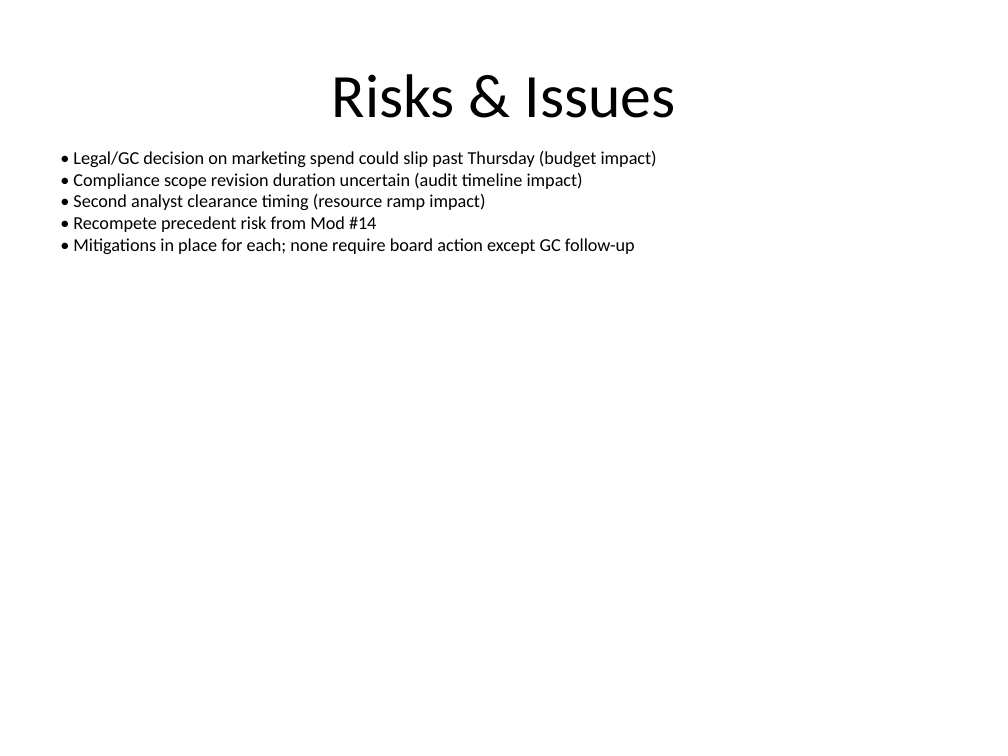
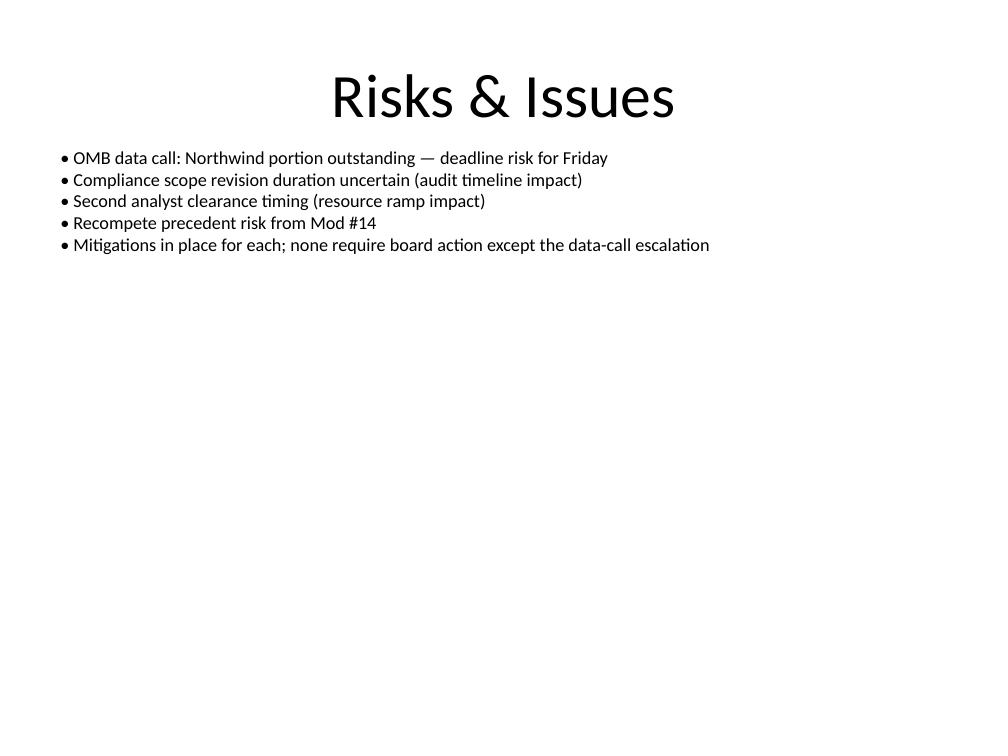
Before and after one commit to opsgility/cciio-phase2, a slide deck: slide 9 of assets/Quarterly_Deck.pptx. Drawn at 1008x756 pixels with LibreOffice and Linux fonts; fonts in the diff are those of the drawing. Boxes give left, top, right and bottom in pixels: in the first picture for what was removed or moved away, otherwise in the second. Text is boxed around its words. In the diff, an @@ line names an element or a change of style, - is before the commit and + after.

```diff
--- a/assets/Quarterly_Deck.pptx
+++ b/assets/Quarterly_Deck.pptx
@@ text at <box>73,151,608,167</box>: text changed @@
-• Legal/GC decision on marketing spend could slip past Thursday (budget impact)
+• OMB data call: Northwind portion outstanding — deadline risk for Friday
@@ text at <box>73,238,709,254</box>: text changed @@
-• Mitigations in place for each; none require board action except GC follow-up
+• Mitigations in place for each; none require board action except the data-call escalation
```
Also in this commit, not shown: 8 other slides changed, 4 other files.
